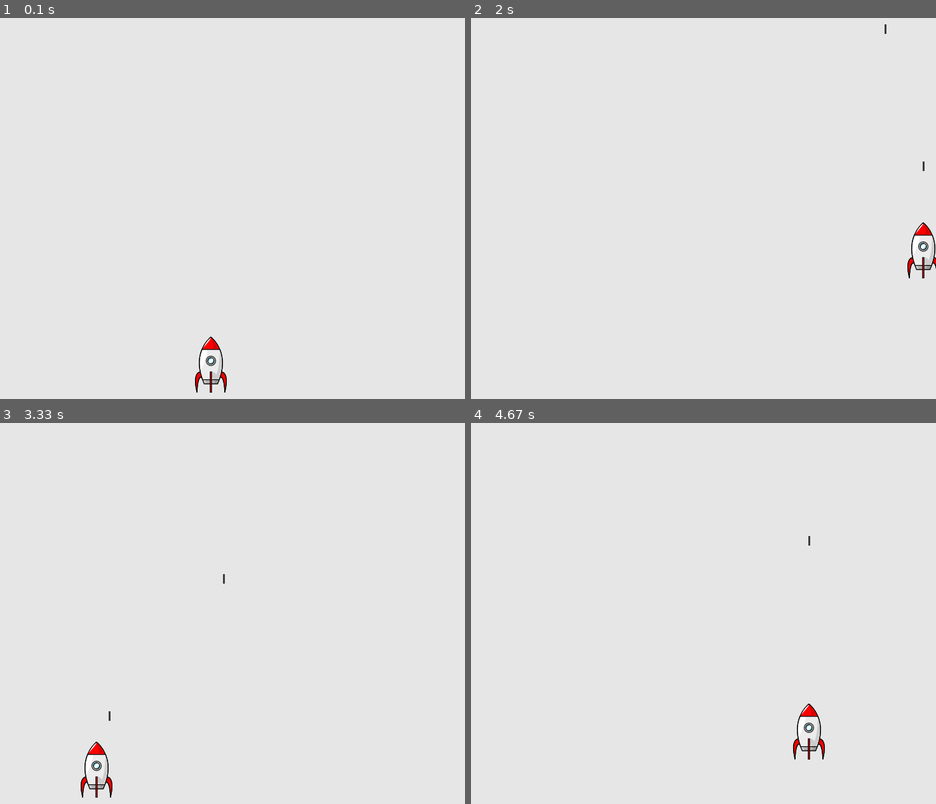
Above: before the commit, frames 1-4 (two rows, left to right).
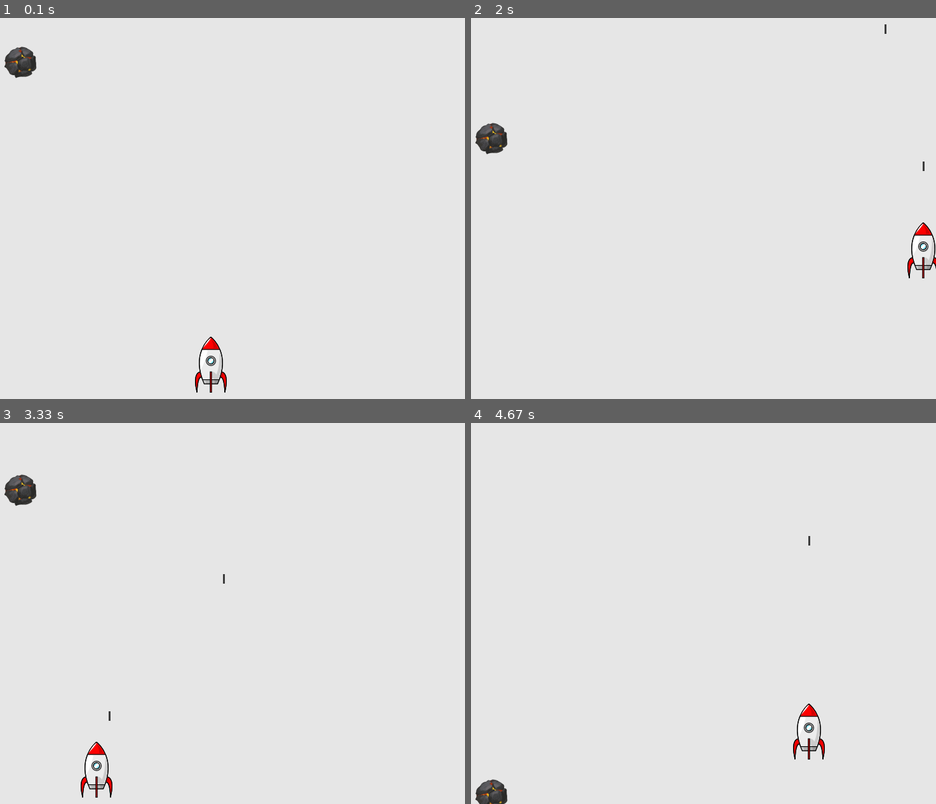
Above: after the commit, the same moments.

Repository: f-vdb/2D-SpaceFlight-pygame
Game: pygame game, started from spaceFlight.py
Two runs of this game, one before a commit and one after it. Both use one fixed random seed, a clock stepped at 60 frames per second and the inputs below.
Inputs:
- Up to frame 1 (0.1 s): no input
- Up to frame 2 (2 s): tap Space at 0.33, 0.73, 1.03, 1.23, 1.57, 1.87 s; hold Right 0.67-1.13 s; hold Up 1.17-1.47 s; hold Right 1.5-1.97 s
- Up to frame 3 (3.33 s): hold Left 2-2.53 s; tap Space at 2.07, 2.37, 2.63, 2.97, 3.27 s; hold Down 2.57-2.87 s; hold Left 2.9-3.3 s
- Up to frame 4 (4.67 s): hold Up 3.33-3.7 s; tap Space at 3.4, 3.8, 4.1, 4.47 s; hold Right 3.73-4.37 s; hold Down from 4.4 s (still down)

The runs differ from the first frame. In frame 1, 0.4% of the frame differs, in the area x 0-8%, y 7-16%; in frame 2, 0.4%; in frame 3, 0.4%; in frame 4, 0.4%.

Commit message:
- ein Asteriod fiegt durchs Bild

Diff:
--- /dev/null
+++ b/asteroid.py
@@ -0,0 +1,27 @@
+import pygame
+
+class Asteroid(pygame.sprite.Sprite):
+    """"""
+    def __init__(self, settings, screen):
+        """Erstelle ein Geschoss an der Position des Schiffes.
+           Die Klasse Bullet erbt die Eigenschaften und Methoden der Klasse Sprite.
+           Bullet ist abgeleitet von Sprite (Sprite Superklasse von Bullet).
+        """
+        # Init-Funktion von Sprite (Superklasse von Bullet) aufrufen.
+        super().__init__()
+        self.screen = screen
+        self.image = pygame.image.load("images/stone80px.png")
+        self.rect = self.image.get_rect()
+        self.screen_rect = screen.get_rect()
+
+        self.rect.centerx = 100
+        self.rect.top = self.screen_rect.top
+        self.speed = 6
+
+
+    def update(self):
+        self.rect.centery += self.speed
+        print(self.rect.centery)
+
+    def drawAsteriod(self):
+        self.screen.blit(self.image, self.rect)
--- a/gameFunctions.py
+++ b/gameFunctions.py
@@ -1,6 +1,7 @@
 import sys
 import pygame
 import bullet
+import asteroid
 
 def checkKeyDownEvents(event, settings, screen, myShip, bullets):
     if event.key == pygame.K_RIGHT:
@@ -45,13 +46,16 @@
             checkKeyUpEvents(event, myShip)
 
 
-def updateScreen(settings, screen, ship, bullets):
+def updateScreen(settings, screen, ship, bullets, asteriods):
     """Update images on the screen and flip to the new screen."""
     # Redraws the screen at each loop pass.
     screen.fill(settings.backgroundColor)
     ship.blitme()
     for bullet in bullets:
         bullet.drawBullet()
+
+    for asteriod in asteriods:
+        asteriod.drawAsteriod()
 
     # cleans the screen
     pygame.display.flip()
@@ -65,3 +69,19 @@
     for bullet in bullets.copy():
         if bullet.rect.bottom <= 0:
             bullets.remove(bullet)
+
+
+
+def createAsteriods(settings, screen, asteriods):
+    if len(asteriods) < settings.allowedAsteriods:
+        newAsteriod = asteroid.Asteroid(settings, screen)
+        asteriods.add(newAsteriod)
+
+
+def updateAsteriods(settings, screen, asteriods):
+    createAsteriods(settings, screen, asteriods)
+    asteriods.update()
+
+    for asteroid in asteriods.copy():
+        if asteroid.rect.centery > asteroid.screen_rect.bottom:
+            asteriods.remove(asteroid)
--- a/settings.py
+++ b/settings.py
@@ -18,3 +18,6 @@
         self.bulletHeight = 15
         self.bulletColor = 60, 60, 60
         self.allowedBullets = 3
+
+
+        self.allowedAsteriods = 1
--- a/spaceFlight.py
+++ b/spaceFlight.py
@@ -2,6 +2,7 @@
 import pygame
 import settings
 import ship
+import asteroid
 import gameFunctions as gf
 
 
@@ -28,13 +29,16 @@
     myShip = ship.Ship(screen)
 
     bullets = pygame.sprite.Group()
+    asteroids = pygame.sprite.Group()
 
     # Starte die Hauptschleife des Spiels.
     while True:
+        print("len asteroids: ", len(asteroids))
         clock.tick(mySettings.fps)
         gf.checkEvents(mySettings, screen, myShip, bullets)
         myShip.update()
         gf.updateBullets(bullets)
-        gf.updateScreen(mySettings, screen, myShip, bullets)
+        gf.updateAsteriods(mySettings, screen, asteroids)
+        gf.updateScreen(mySettings, screen, myShip, bullets, asteroids)
 
 run_game()
Binary file added: images/stone80px.png
